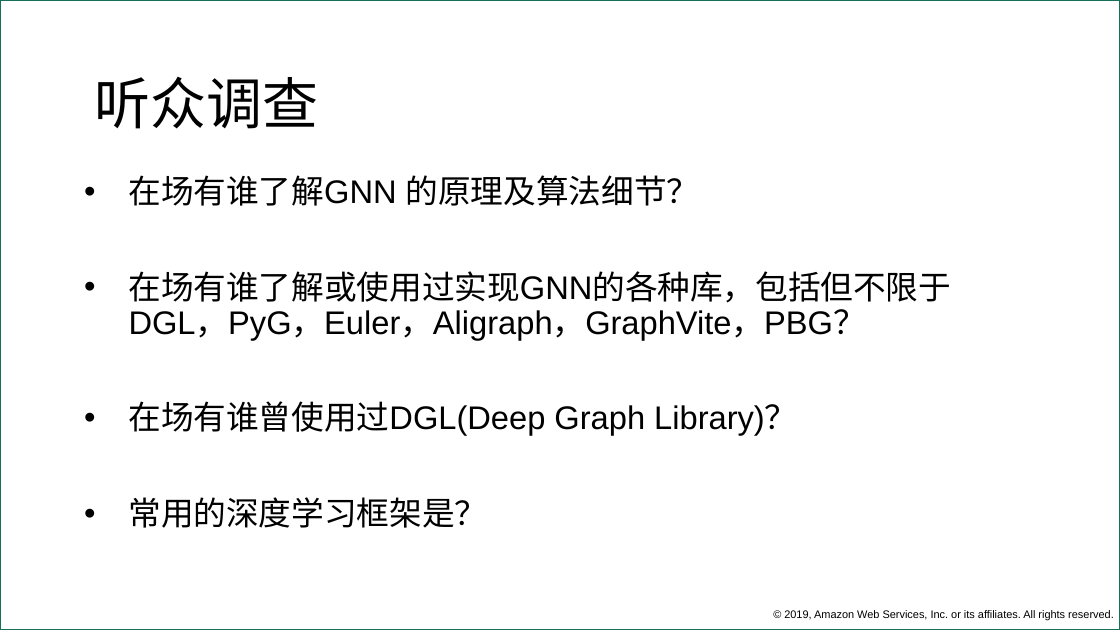
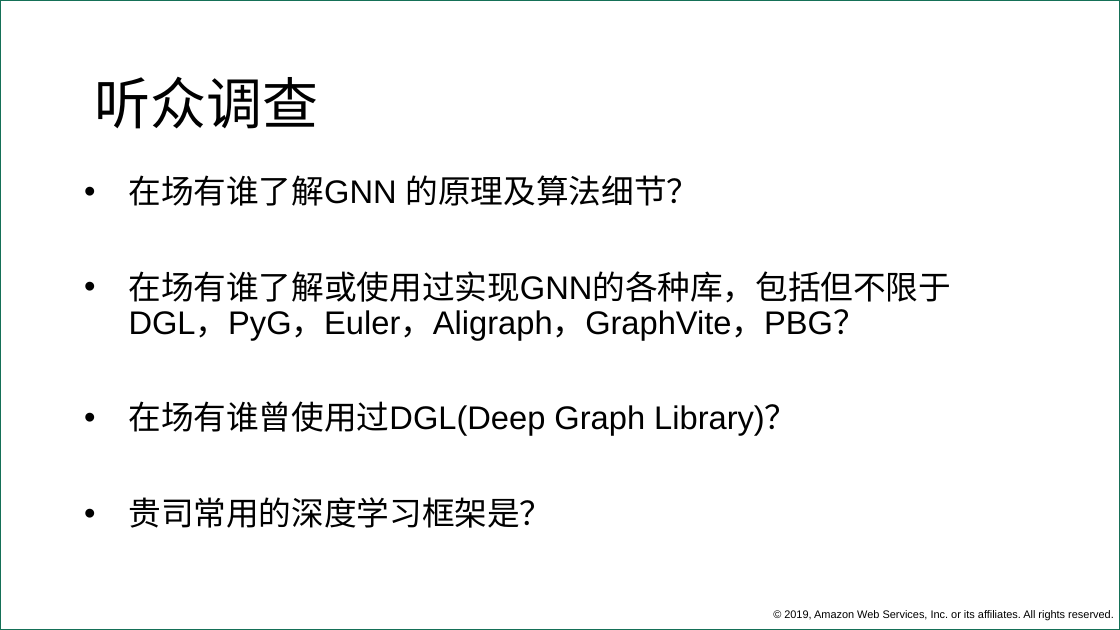
Before and after one commit to yutian/DGL-workshop-for-customers, a slide deck: slide 5 of First_workshop.pptx. Drawn at 1120x630 pixels with LibreOffice and Linux fonts; fonts in the diff are those of the drawing; background and template pictures are left out. Boxes give left, top, right and bottom in pixels: in the first picture for what was removed or moved away, otherwise in the second. Text is boxed around its words. In the diff, an @@ line names an element or a change of style, - is before the commit and + after.

```diff
--- a/First_workshop.pptx
+++ b/First_workshop.pptx
@@ text at <box>129,497,553,528</box>: text changed @@
-• 常用的深度学习框架是？
+• 贵司常用的深度学习框架是？
```
Also in this commit, not shown: 1 other slide changed, 1 other file.
